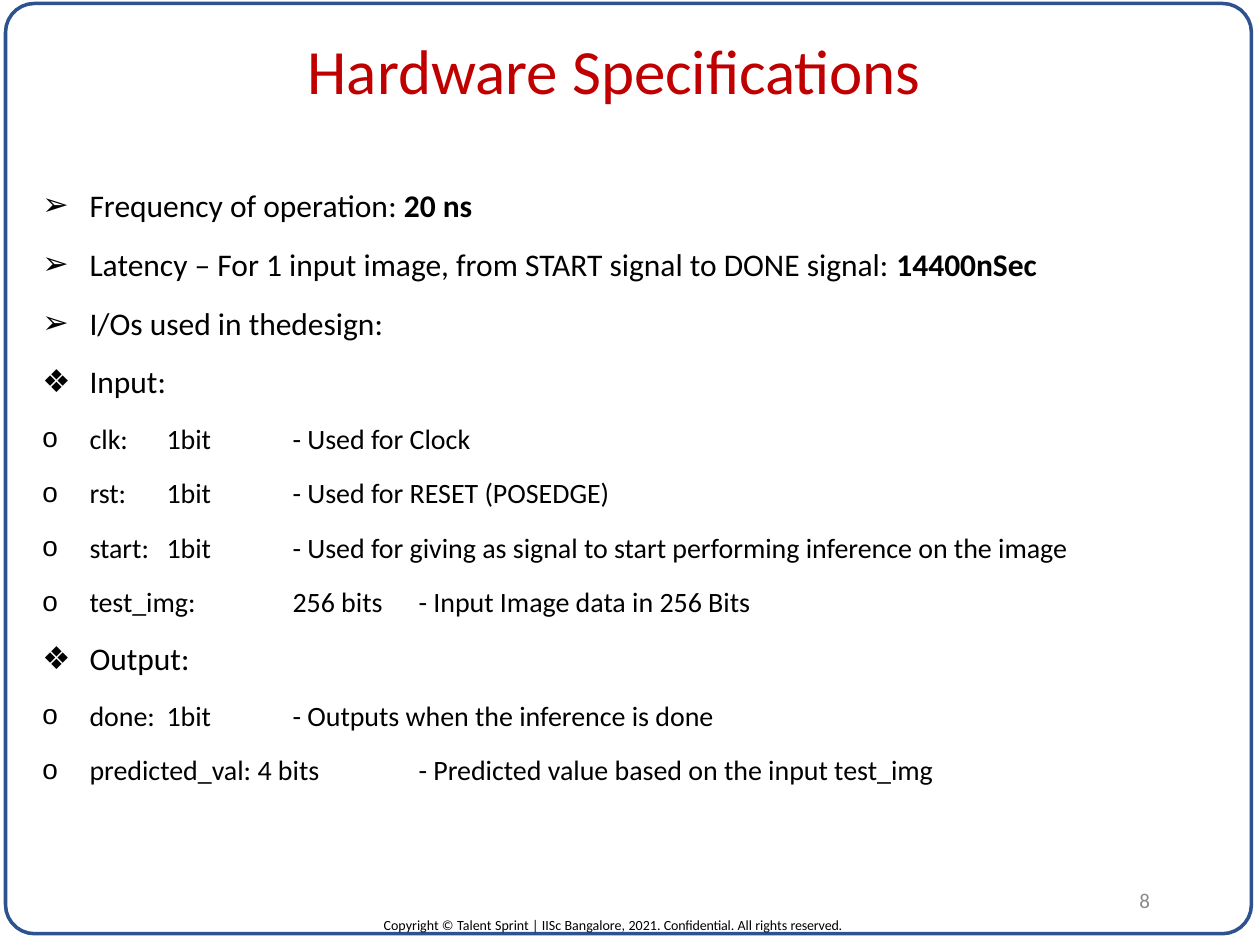
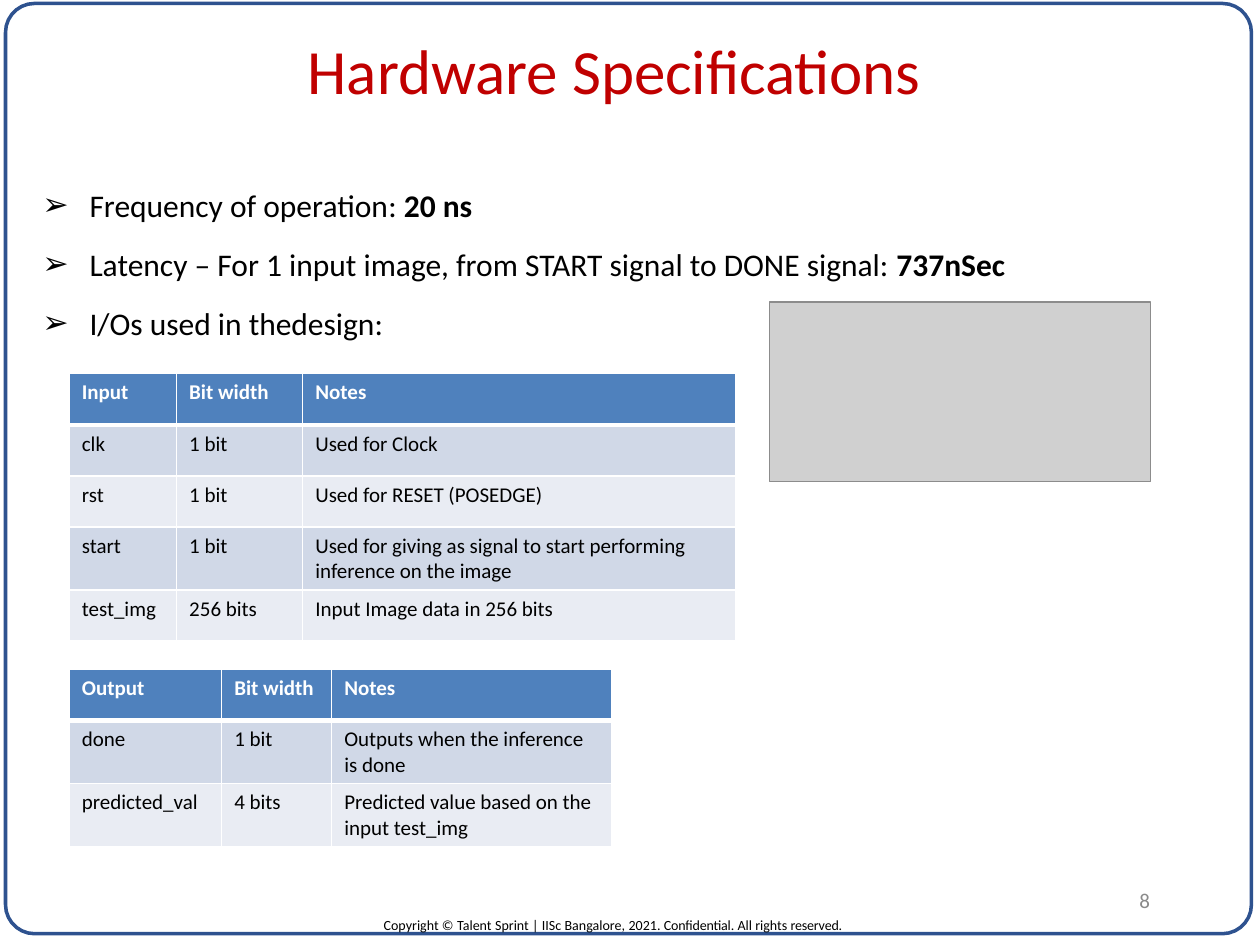
Before and after one commit to pvrajeshkumar/IISC_DVLSI_ML_Project, a slide deck: slide 8 of Project_Report/ASIC for Neural Network inference_P_V_Rajesh_Kumar.pptx. Drawn at 1260x945 pixels with LibreOffice and Linux fonts; fonts in the diff are those of the drawing; grey boxes stand for pictures. Boxes give left, top, right and bottom in pixels: in the first picture for what was removed or moved away, otherwise in the second. Text is boxed around its words. In the diff, an @@ line names an element or a change of style, - is before the commit and + after.

```diff
--- a/Project_Report/ASIC for Neural Network inference_P_V_Rajesh_Kumar.pptx
+++ b/Project_Report/ASIC for Neural Network inference_P_V_Rajesh_Kumar.pptx
@@ text at <box>90,254,1005,282</box>: text changed @@
-➢ Latency – For 1 input image, from START signal to DONE signal: 14400nSec
+➢ Latency – For 1 input image, from START signal to DONE signal: 737nSec
@@ picture added at <box>770,302,1152,483</box> @@
@@ table added at <box>69,374,736,641</box>, 5 rows, 3 columns @@
+Input | Bit width | Notes
+clk | 1 bit | Used for Clock
+rst | 1 bit | Used for RESET (POSEDGE)
+start | 1 bit | Used for giving as signal to start performing inference on the image
+test_img | 256 bits | Input Image data in 256 bits
@@ text at <box>90,372,1067,785</box>: paragraphs removed @@
-        ❖ Input:
-          o clk: 1bit - Used for Clock
-          o rst: 1bit - Used for RESET (POSEDGE)
-          o start: 1bit - Used for giving as signal to start performing inference on the image
-          o test_img: 256 bits - Input Image data in 256 Bits
-        ❖ Output:
-                o done: 1bit - Outputs when the inference is done
-                o predicted_val: 4 bits - Predicted value based on the input test_img
@@ table added at <box>69,669,611,847</box>, 3 rows, 3 columns @@
+Output | Bit width | Notes
+done | 1 bit | Outputs when the inference is done
+predicted_val | 4 bits | Predicted value based on the input test_img
```
Also in this commit, not shown: 6 other slides changed, 4 slides added.
